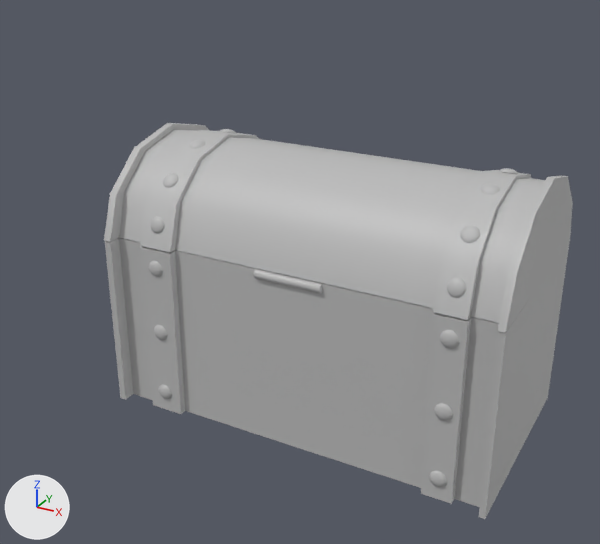
The FBX model Assets/Art/3D Models/LeonardoHenrique_a22304949/Modelos_Novos/FBX/Chest.fbx as it was, and as the next commit left it.
Camera for both pictures: a 50 mm camera at (0.0201, -0.0412, 0.0291) aimed at (-0.0006, -0.0034, 0.0102). Arrows for +X, +Y and +Z are at lower left; the lights stay in place. Where no turn or scale is listed for an object, it has been applied to the vertices.
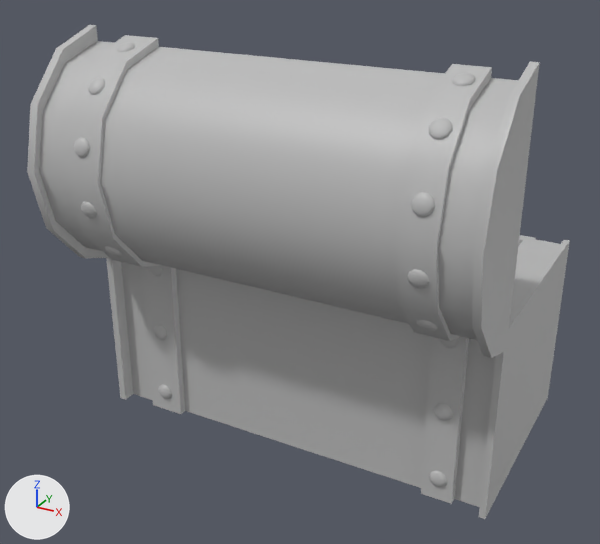
Where the newer file only moved an object's origin or applied its transform, the numbers keep the older frame.

Where the change shows, as pixel boxes (x1, y1, x2, y2) in the pictures (600 x 544 px):
'polySurface5', moved
    before: (104, 123, 573, 332)
    after: (27, 25, 540, 358)
'polySurface38', moved
    before: (500, 168, 518, 174)
    after: (411, 192, 435, 217)
'polySurface41', moved (not visible before)
    after: (429, 118, 452, 139)
'polySurface39', moved
    before: (220, 129, 235, 133)
    after: (74, 137, 90, 158)
'polySurface35', moved (not visible before)
    after: (452, 73, 475, 86)
'polySurface31', moved (not visible before)
    after: (88, 78, 105, 95)
'polySurface29', moved (not visible before)
    after: (116, 42, 135, 52)

The change, as a diff of the scene's bpy script:
```diff
--- a/Assets/Art/3D Models/LeonardoHenrique_a22304949/Modelos_Novos/FBX/Chest.fbx.py
+++ b/Assets/Art/3D Models/LeonardoHenrique_a22304949/Modelos_Novos/FBX/Chest.fbx.py
@@ ob_polysurface31 @@
 ob_polysurface31 = bpy.data.objects.new('polySurface31', me_mesh_019)
-ob_polysurface31.parent = ob_chest
-ob_polysurface31.location = (-0.000569, -0.846, 0.0389)
+ob_polysurface31.parent = ob_cima
+ob_polysurface31.location = (0.0, 0.0, 0.0)
@@ ob_polysurface35 @@
 ob_polysurface35 = bpy.data.objects.new('polySurface35', me_mesh_022)
-ob_polysurface35.parent = ob_chest
-ob_polysurface35.location = (-0.000569, -0.846, 0.0389)
+ob_polysurface35.parent = ob_cima
+ob_polysurface35.location = (0.0, 0.0, 0.0)
@@ ob_polysurface41 @@
 ob_polysurface41 = bpy.data.objects.new('polySurface41', me_mesh_027)
-ob_polysurface41.parent = ob_chest
-ob_polysurface41.location = (-0.000569, -0.846, 0.0389)
+ob_polysurface41.parent = ob_cima
+ob_polysurface41.location = (0.0, 0.0, 0.0)
@@ ob_polysurface39 @@
 ob_polysurface39.parent = ob_chest
-ob_polysurface39.location = (-0.000569, -0.846, 0.0389)
+ob_polysurface39.location = (0.0, 0.0, 0.0)
@@ ob_polysurface5 @@
 ob_polysurface5 = bpy.data.objects.new('polySurface5', me_mesh_002)
-ob_polysurface5.parent = ob_chest
-ob_polysurface5.location = (0.0436, 0.26, -0.523)
+ob_polysurface5.parent = ob_cima
+ob_polysurface5.location = (0.0441, 1.106, -0.562)
@@ ob_polysurface29 @@
 ob_polysurface29.parent = ob_chest
-ob_polysurface29.location = (-0.000569, -0.846, 0.0389)
+ob_polysurface29.location = (0.0, 0.0, 0.0)
@@ ob_polysurface38 @@
 ob_polysurface38 = bpy.data.objects.new('polySurface38', me_mesh_025)
-ob_polysurface38.parent = ob_chest
+ob_polysurface38.parent = ob_cima
 ob_polysurface38.location = (-0.000569, -0.846, 0.0389)
@@ ob_cima @@
+ob_cima = bpy.data.objects.new('Cima', None)
+ob_cima.parent = ob_chest
+ob_cima.location = (-0.000569, 0.816, -0.454)
+ob_cima.rotation_euler = (1.571, 0.0, 0.0)  # degrees (90, 0, 0)
```
